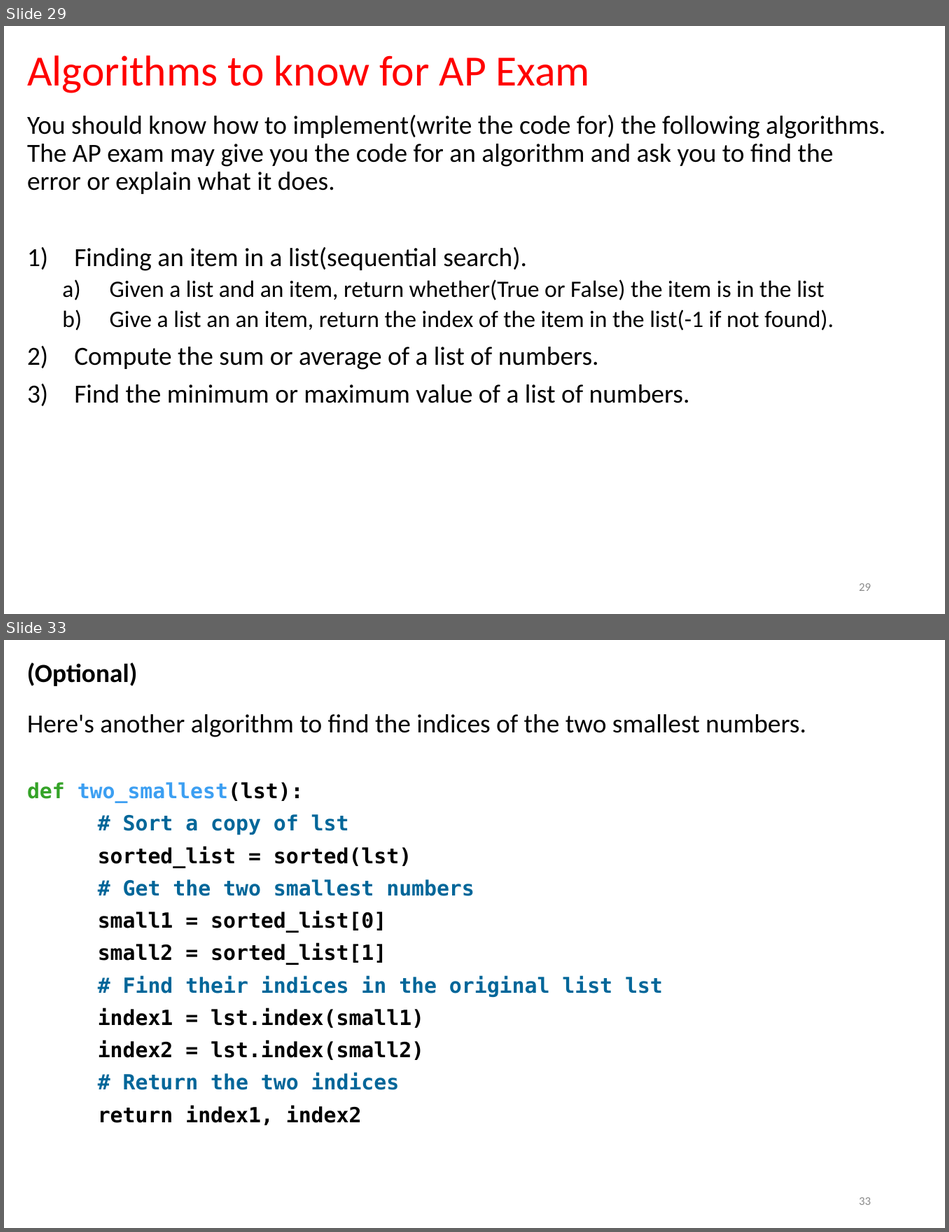
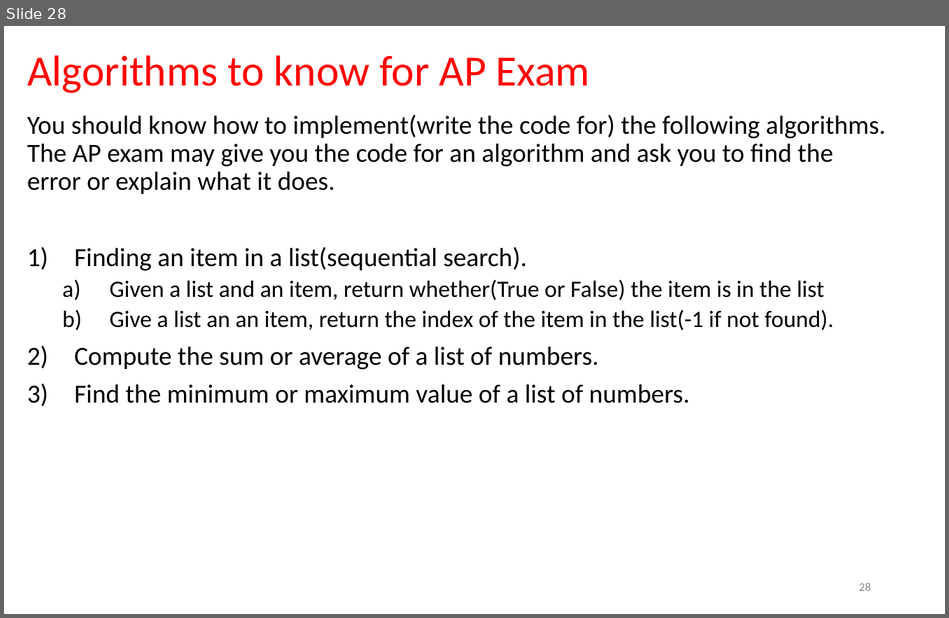
Before and after one commit to LongBaoNguyen/longbaonguyen.github.io, a slide deck: courses/apcsp/lect22.pptx. Shown one above the other, each under a label of ours: slides 29 and 33 before the commit, slide 28 after it; the slides between them are not shown. The pictures are 949x1232 and 949x618 pixels, drawn with LibreOffice and Linux fonts; fonts in the diff are those of the drawing. Boxes give left, top, right and bottom in pixels: in the first picture for what was removed or moved away, otherwise in the second. Text is boxed around its words. In the diff, an @@ line names an element or a change of style, - is before the commit and + after.

```diff
--- a/courses/apcsp/lect22.pptx
+++ b/courses/apcsp/lect22.pptx
@@ slide 33 removed at (4, 640, 945, 1228), background #FFFFFF @@
@@ text removed at (27, 662, 138, 686) @@
-(Optional)
@@ text removed at (27, 714, 806, 1126) @@
-Here's another algorithm to find the indices of the two smallest numbers.
-def two_smallest(lst):
-# Sort a copy of lst
-sorted_list = sorted(lst)
-# Get the two smallest numbers
-small1 = sorted_list[0]
-small2 = sorted_list[1]
-# Find their indices in the original list lst
-index1 = lst.index(small1)
-index2 = lst.index(small2)
-# Return the two indices
-return index1, index2
@@ page number removed at (859, 1197, 871, 1205) @@
-33
@@ what was slide 29 is now slide 28 @@
@@ page number at (859, 582, 871, 591): text changed @@
-29
+28
```
Also in this commit, not shown: 4 other slides removed, 1 other file.
